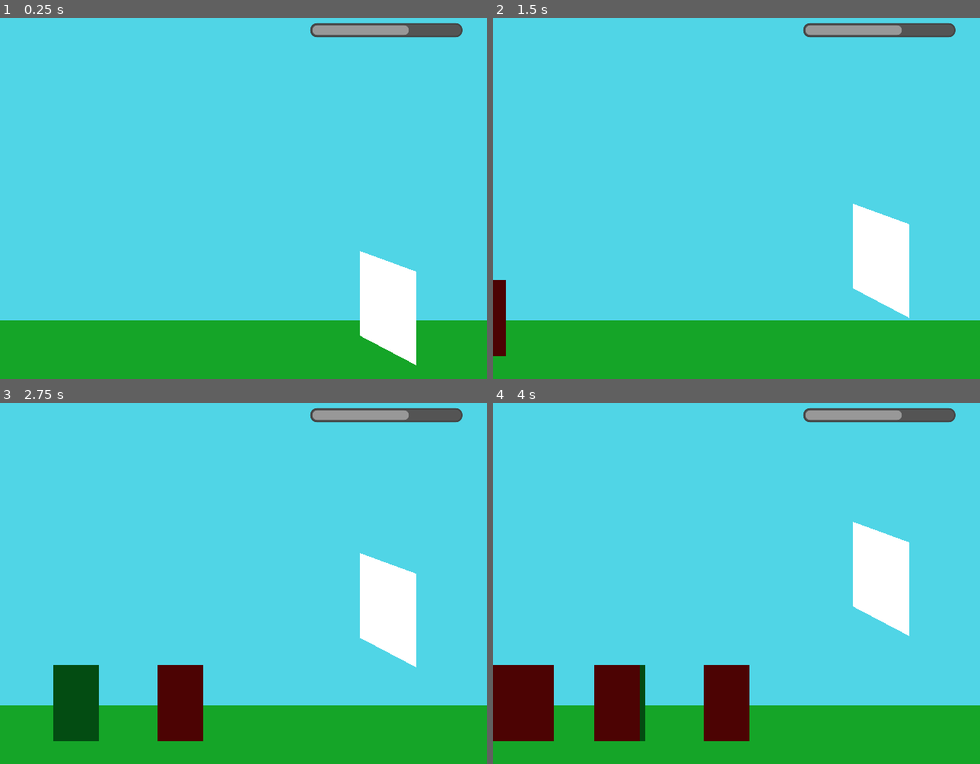
Above: before the commit, frames 1-4 (two rows, left to right).
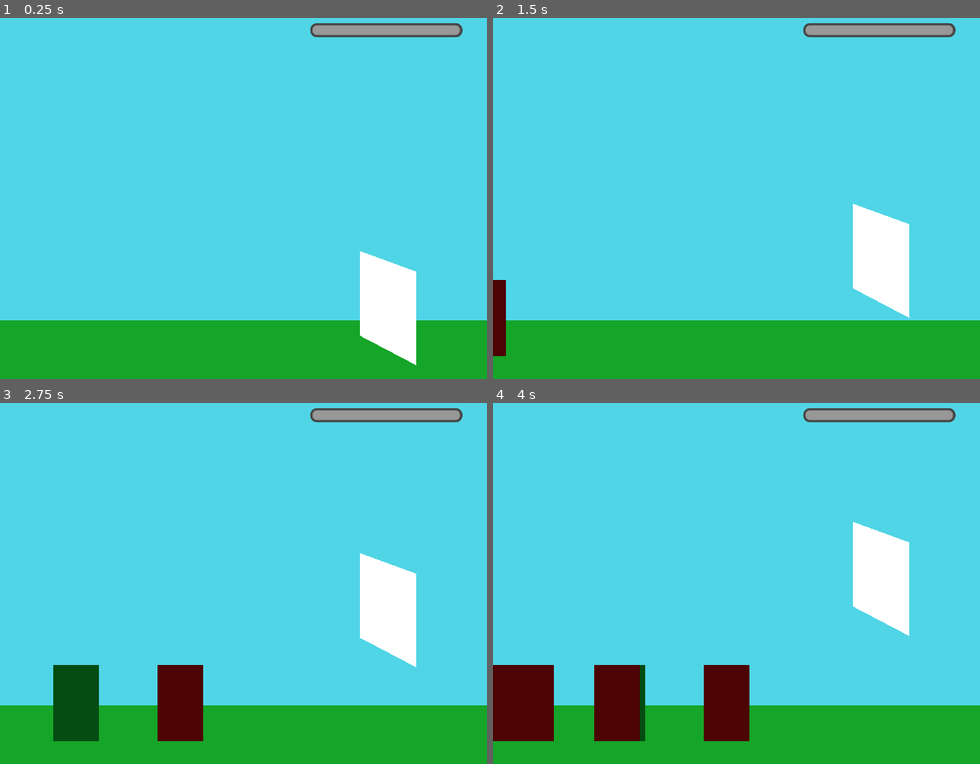
Above: after the commit, the same moments.

Repository: dudezord/01-portcullis
Game: Godot game, scene res://Game.tscn
The game is run twice, just before and just after one commit, with the same random seed, the same clock (stepped at 60 frames per second) and the same inputs.
Inputs:
- Up to frame 1 (0.25 s): no input
- Up to frame 2 (1.5 s): tap Enter at 0.5 s; hold Right 0.53-1.28 s; hold Tab 0.53-1.28 s; tap Space at 0.77 s; hold Left from 1.28 s (still down); tap 1 at 1.35 s
- Up to frame 3 (2.75 s): tap Space at 1.52 s; release Left at 2.03 s; hold Right from 2.03 s (still down); hold 2 from 2.03 s (still down)
- Up to frame 4 (4 s): release 2 at 2.78 s; tap Tab at 2.85 s; tap Space at 3.02, 3.77 s; release Right at 3.53 s; hold Left from 3.53 s (still down); hold 1 from 3.53 s (still down)

The runs differ from the first frame. In frame 1, 0.3% of the frame differs, in the area x 83-95%, y 2-5%; in frame 2, 0.3%; in frame 3, 0.3%; in frame 4, 0.3%.

Commit message:
Deal damage to Gate when Enemy stops

Diff:
--- a/Game.tscn
+++ b/Game.tscn
@@ -54,7 +54,6 @@
 position = Vector2( 508, 423 )
 
 [node name="Gate" parent="GateHolder" instance=ExtResource( 4 )]
-health = 65.0
 
 [node name="Despawner" type="Node2D" parent="."]
 position = Vector2( 753, 240 )
--- a/gate/Gate.gd
+++ b/gate/Gate.gd
@@ -1,6 +1,8 @@
 extends Node2D
 
 export(float, 0, 100, 0.1) var health = 100.0
+
+signal damage
 
 enum Status {
 	Opened,
@@ -12,6 +14,7 @@
 var status = Status.Closed
 
 func _ready():
+	connect("damage", self, "_on_damage_received")
 	pass
 
 func _process(delta):
@@ -47,3 +50,6 @@
 func _on_AreaKill_area_entered(area):
 	area.owner.emit_signal("die")
 	pass
+
+func _on_damage_received(damage):
+	health -= damage
--- a/mobs/MobController.gd
+++ b/mobs/MobController.gd
@@ -3,16 +3,22 @@
 export var speed = 200
 export var score_death = 500
 
-var _defaultSpeed = 0
+enum Status {
+	Moving,
+	Stopped,
+	Dead
+}
+
+var _status = Status.Moving
 
 signal stop
 signal move
 signal die
 
 export var debug = false
+export (float, 0, 20, 0.1) var damage_per_second = 0
 
 func _ready():
-	_defaultSpeed = speed
 	connect("stop", self, "_on_Mob_stop")
 	connect("move", self, "_on_Mob_move")
 	connect("die", self, "_on_Mob_die")
@@ -25,6 +31,13 @@
 		debug = !debug
 
 func _process(delta):
+	if(_status == Status.Stopped):
+		_attack(delta)
+		return
+
+	_move(delta)
+
+func _move(delta):
 	var delta_x = speed * delta
 
 	if debug:
@@ -38,11 +51,23 @@
 
 	position.x += delta_x
 
+func _attack(delta):
+	if not _colliding_object:
+		return
+
+	_colliding_object.emit_signal("damage", damage_per_second * delta)
+
 func _on_Mob_die():
+	_status = Status.Dead
 	queue_free()
 
 func _on_Mob_stop():
-	speed = 0
+	_status = Status.Stopped
 
 func _on_Mob_move():
-	speed = _defaultSpeed
+	_status = Status.Moving
+
+var _colliding_object : Node2D
+
+func _on_AreaStop_area_entered(area):
+	_colliding_object = area.owner as Node2D
--- a/mobs/enemy_soldier/EnemySoldier.tscn
+++ b/mobs/enemy_soldier/EnemySoldier.tscn
@@ -10,6 +10,7 @@
 
 [node name="Node2D" type="Node2D"]
 script = ExtResource( 1 )
+damage_per_second = 20.0
 
 [node name="ColorRect" type="ColorRect" parent="."]
 margin_left = -30.0
@@ -31,3 +32,5 @@
 [node name="CollisionShape2D" type="CollisionShape2D" parent="AreaStop"]
 position = Vector2( 20, -50 )
 shape = SubResource( 2 )
+
+[connection signal="area_entered" from="AreaStop" to="." method="_on_AreaStop_area_entered"]
